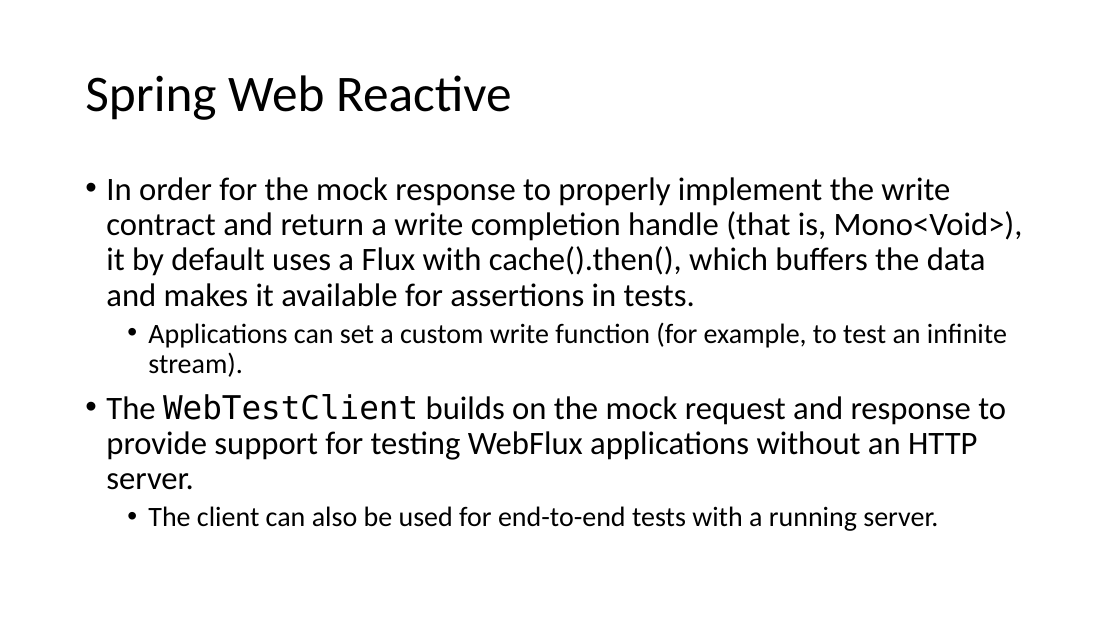
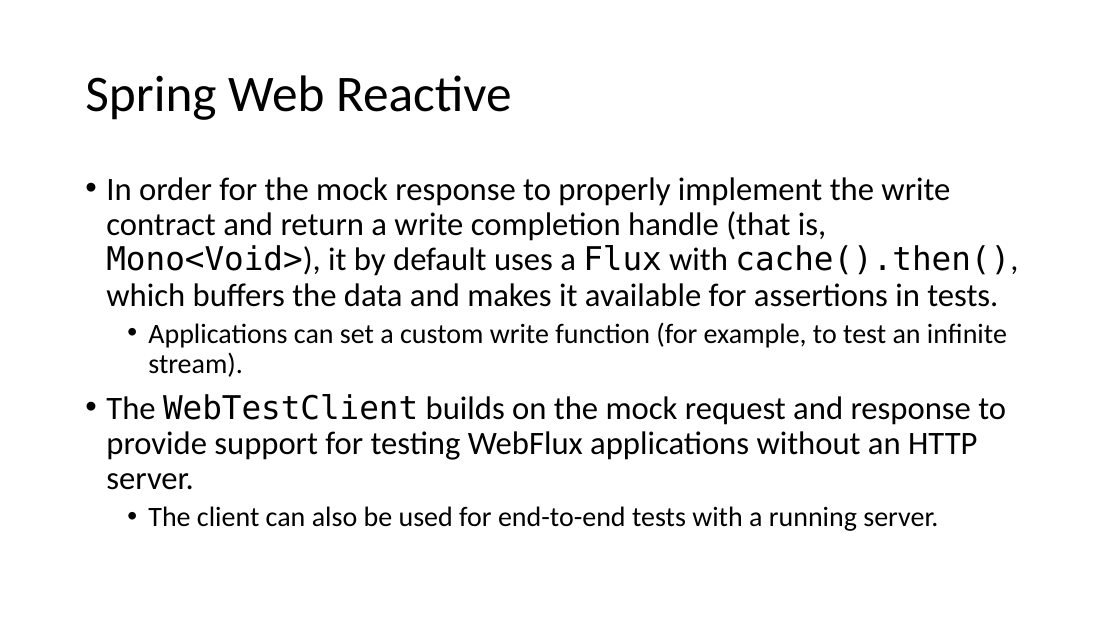
Before and after one commit to cebartling/test-driven, a slide deck: slide 10 of presentations/Introduction to Spring Framework Testing.pptx. Drawn at 1120x630 pixels with LibreOffice and Linux fonts; fonts in the diff are those of the drawing. Boxes give left, top, right and bottom in pixels: in the first picture for what was removed or moved away, otherwise in the second. Text is boxed around its words. In the diff, an @@ line names an element or a change of style, - is before the commit and + after.

Commit message:
Updates to Spring Framework testing support presentation

```diff
--- a/presentations/Introduction to Spring Framework Testing.pptx
+++ b/presentations/Introduction to Spring Framework Testing.pptx
@@ text at [106, 177, 1018, 307]: font Calibri to DejaVu Sans Mono in "Mono<Void>), Flux cache().then()," @@
```
Also in this commit, not shown: 3 other slides changed, 5 slides added.
